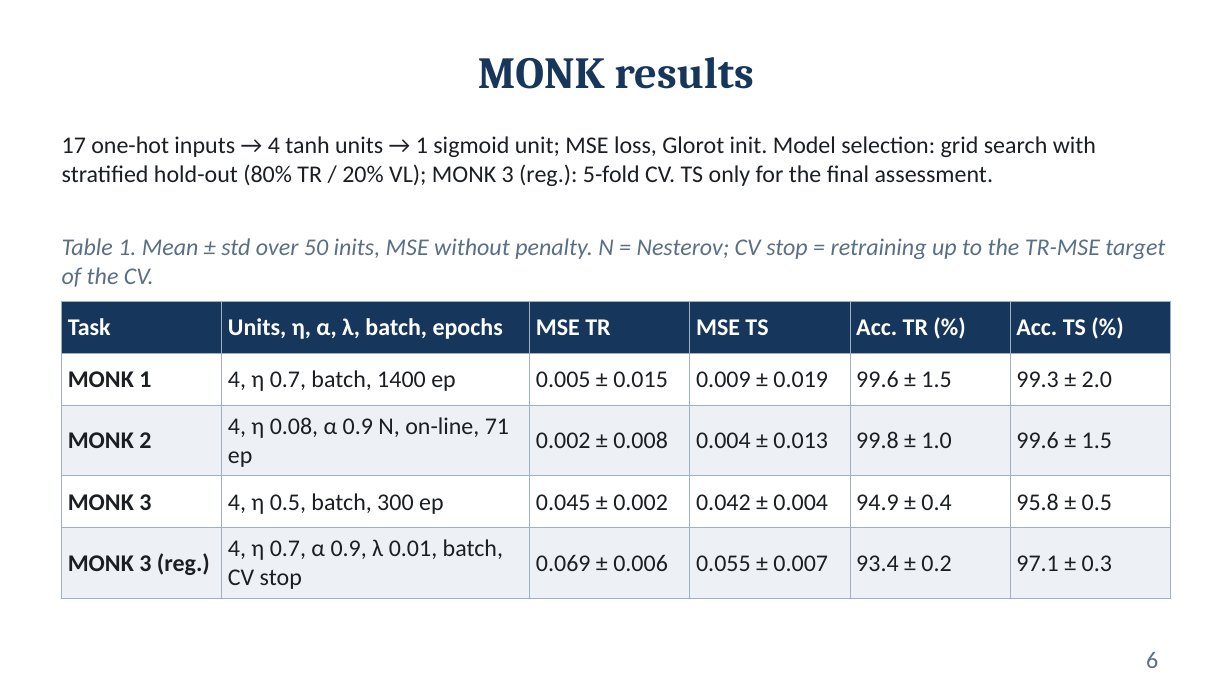
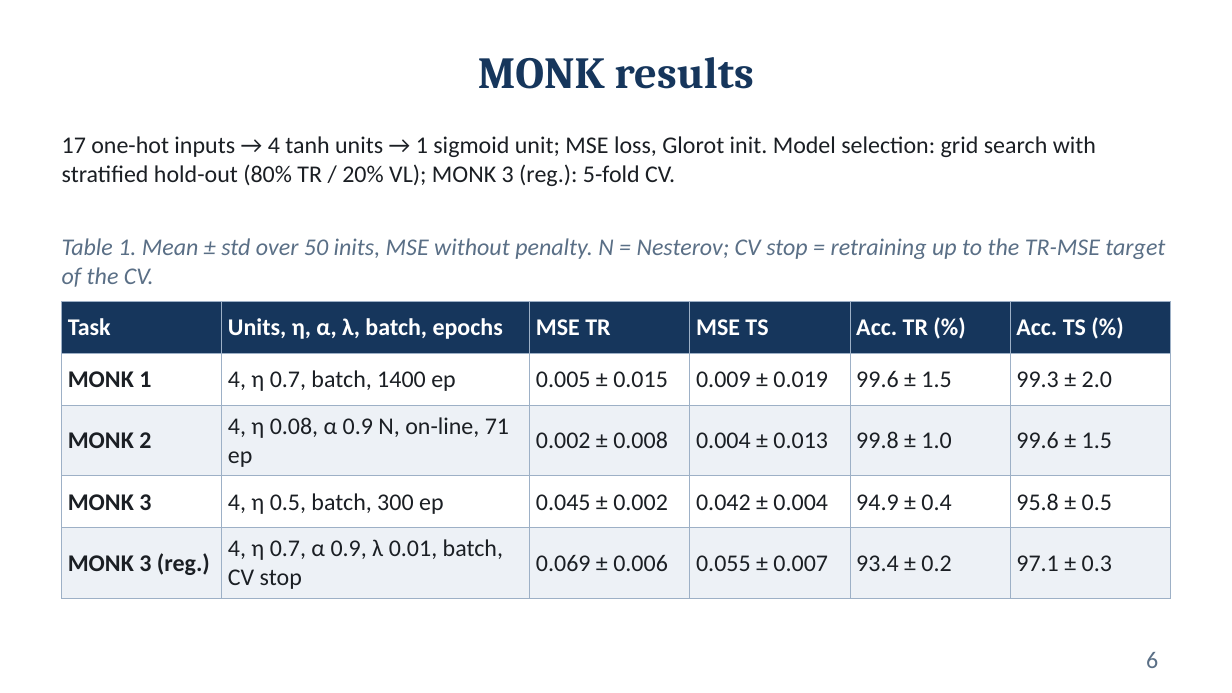
Before and after one commit to Fred-ef/ml_proj, a slide deck: slide 6 of Federico_Cristofaro_ML-2025_slides.pptx. Drawn at 1232x693 pixels with LibreOffice and Linux fonts; fonts in the diff are those of the drawing. Boxes give left, top, right and bottom in pixels: in the first picture for what was removed or moved away, otherwise in the second. Text is boxed around its words. In the diff, an @@ line names an element or a change of style, - is before the commit and + after.

```diff
--- a/Federico_Cristofaro_ML-2025_slides.pptx
+++ b/Federico_Cristofaro_ML-2025_slides.pptx
@@ text at (62,136,1096,186): text changed @@
-17 one-hot inputs → 4 tanh units → 1 sigmoid unit; MSE loss, Glorot init. Model selection: grid search with stratified hold-out (80% TR / 20% VL); MONK 3 (reg.): 5-fold CV. TS only for the final assessment.
+17 one-hot inputs → 4 tanh units → 1 sigmoid unit; MSE loss, Glorot init. Model selection: grid search with stratified hold-out (80% TR / 20% VL); MONK 3 (reg.): 5-fold CV.
```
Also in this commit, not shown: 9 other slides changed, 5 slides added, 10 slides removed, 1 other file.
